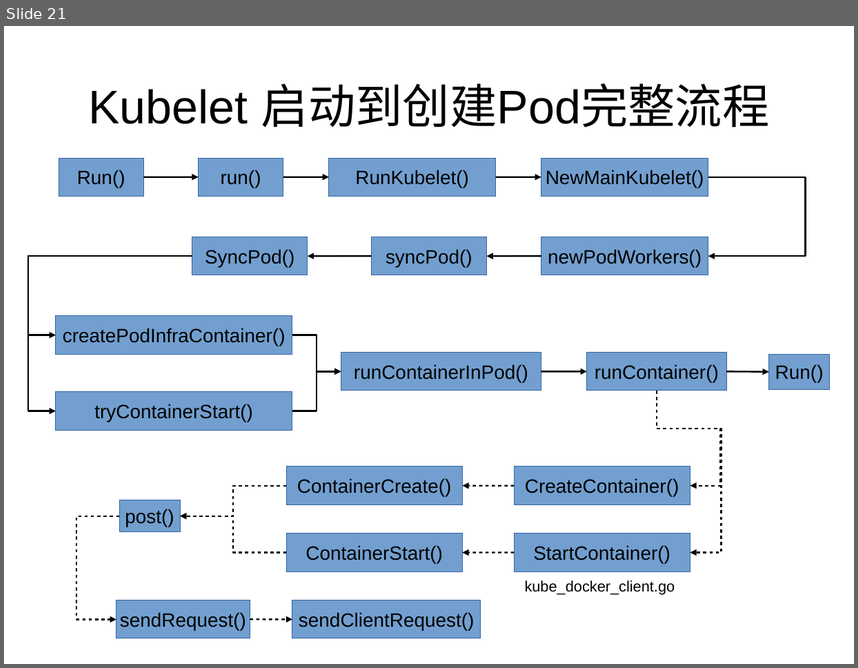
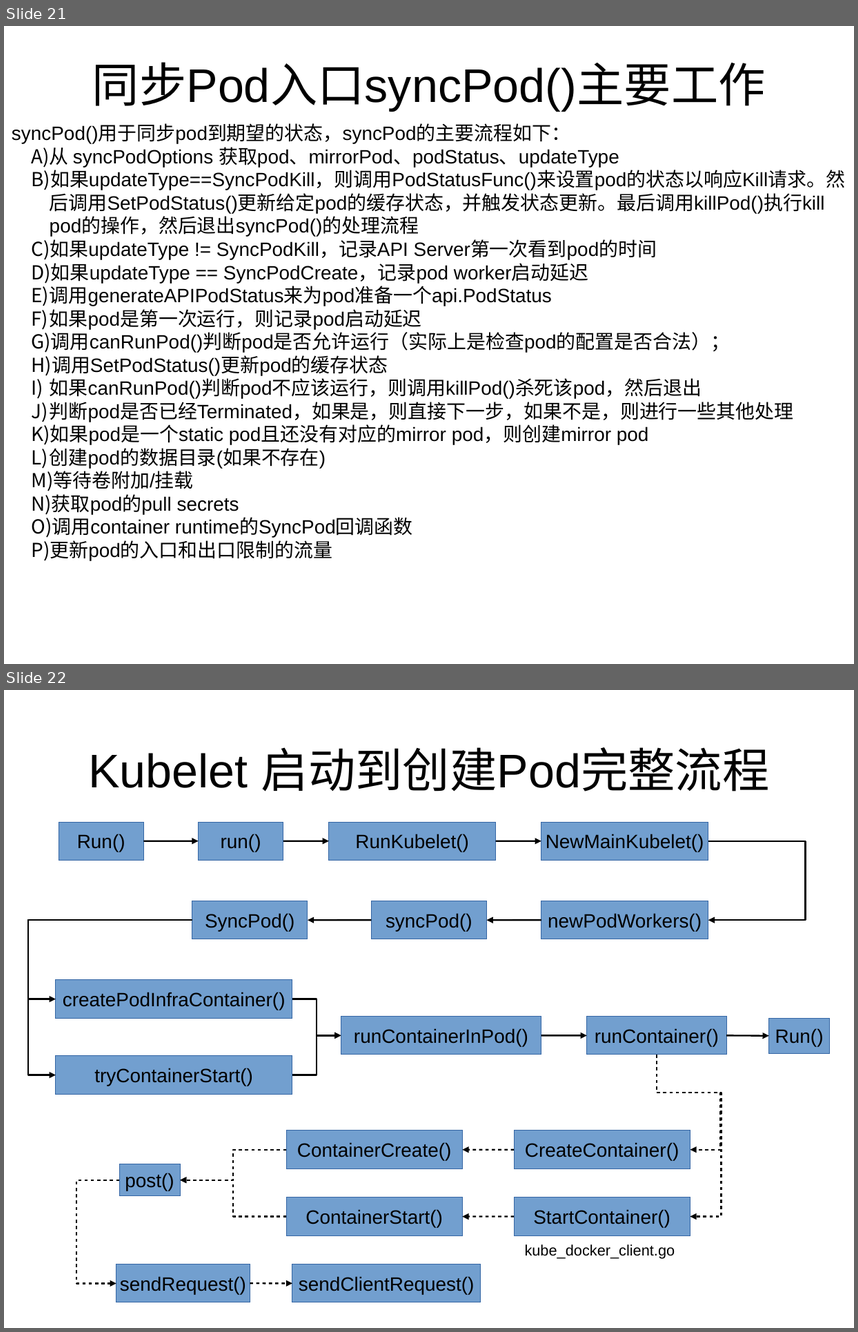
Before and after one commit to loveliuliu/Kubernetes-step-by-step, a slide deck: code_analysis/Kubelet/Kubelet.odp. Shown one above the other, each under a label of ours: slide 21 before the commit, slides 21 and 22 after it. The pictures are 858x668 and 858x1332 pixels, drawn with LibreOffice and Linux fonts; fonts in the diff are those of the drawing. Boxes give left, top, right and bottom in pixels: in the first picture for what was removed or moved away, otherwise in the second. Text is boxed around its words. In the diff, an @@ line names an element or a change of style, - is before the commit and + after.

```diff
--- a/code_analysis/Kubelet/Kubelet.odp
+++ b/code_analysis/Kubelet/Kubelet.odp
@@ slide 21 added at (4, 26, 854, 664), background #FFFFFF @@
@@ title added at (92, 62, 766, 112), 44 pt, text #000000 @@
+同步Pod入口syncPod()主要工作
@@ text added at (12, 125, 845, 561), 18 pt, text #000000 @@
+syncPod()用于同步pod到期望的状态，syncPod的主要流程如下：
+A) 从 syncPodOptions 获取pod、mirrorPod、podStatus、updateType
+B) 如果updateType==SyncPodKill，则调用PodStatusFunc()来设置pod的状态以响应Kill请求。然后调用SetPodStatus()更新给定pod的缓存状态，并触发状态更新。最后调用killPod()执行kill pod的操作，然后退出syncPod()的处理流程
+C) 如果updateType != SyncPodKill，记录API Server第一次看到pod的时间
+D) 如果updateType == SyncPodCreate，记录pod worker启动延迟
+E) 调用generateAPIPodStatus来为pod准备一个api.PodStatus
+F) 如果pod是第一次运行，则记录pod启动延迟
+G) 调用canRunPod()判断pod是否允许运行（实际上是检查pod的配置是否合法）；
+H) 调用SetPodStatus()更新pod的缓存状态
+I) 如果canRunPod()判断pod不应该运行，则调用killPod()杀死该pod，然后退出
+J) 判断pod是否已经Terminated，如果是，则直接下一步，如果不是，则进行一些其他处理
+K) 如果pod是一个static pod且还没有对应的mirror pod，则创建mirror pod
+L) 创建pod的数据目录(如果不存在)
+M) 等待卷附加/挂载
+N) 获取pod的pull secrets
+O) 调用container runtime的SyncPod回调函数
+P) 更新pod的入口和出口限制的流量
@@ what was slide 21 is now slide 22 @@
```
Also in this commit, not shown: 3 other slides added, 2 slides removed, 1 other file.
